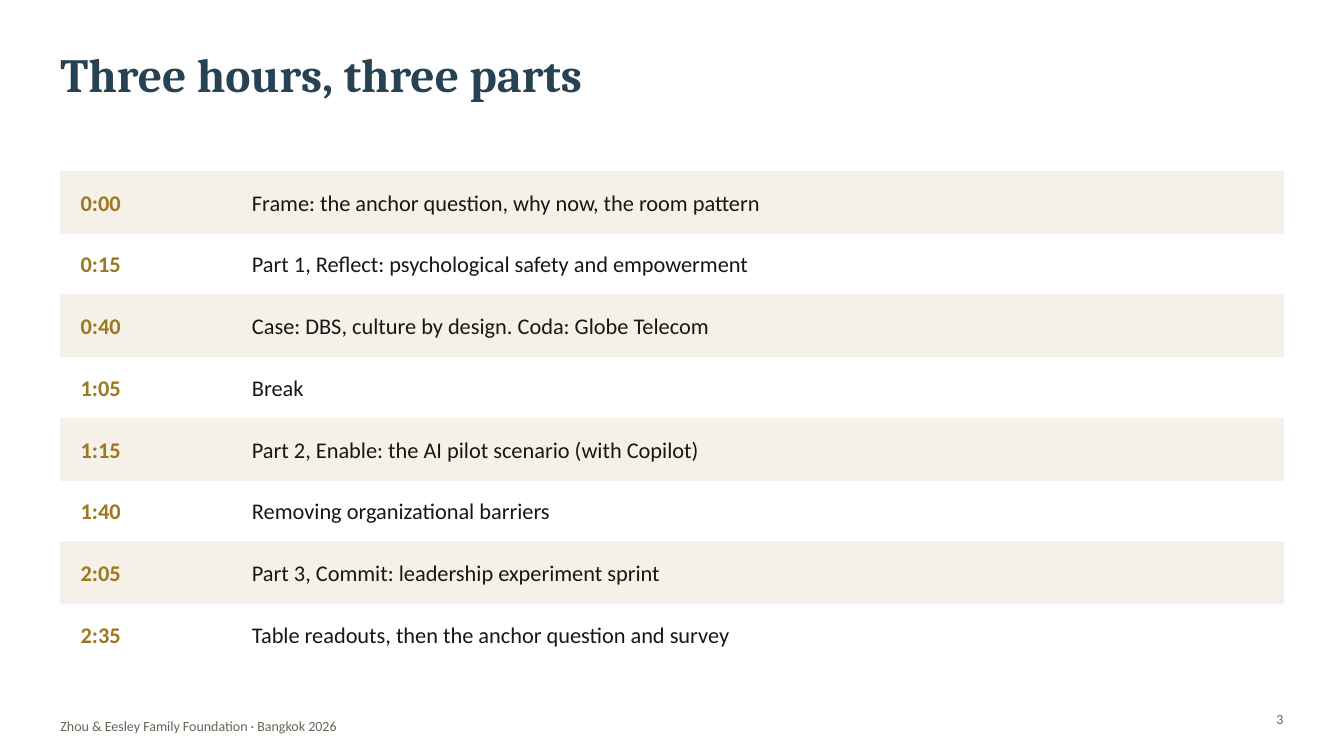
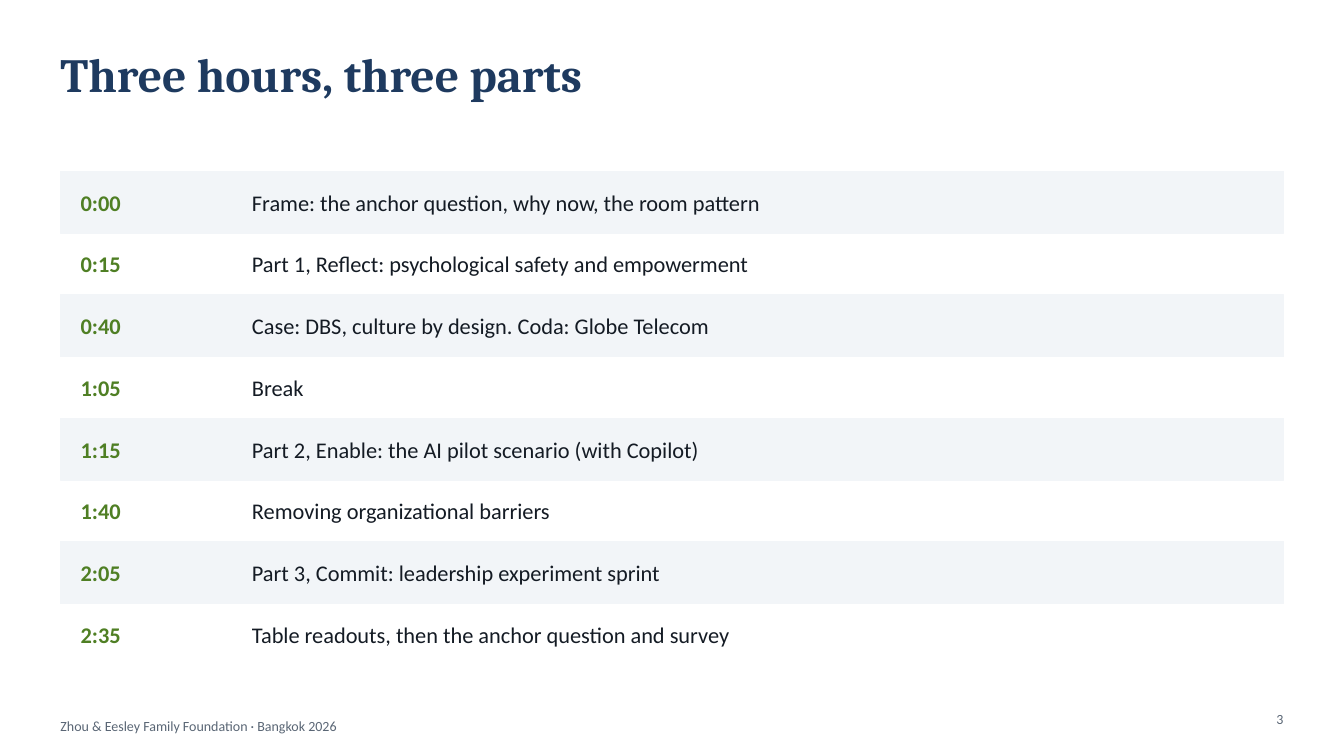
Before and after one commit to nnj24xbfp8-wq/projectkla, a slide deck: slide 3 of decks/Eesley_Wickham_G1_AIS_Executives_Dec21.pptx. Drawn at 1344x756 pixels with LibreOffice and Linux fonts; fonts in the diff are those of the drawing; background and template pictures are left out. Boxes give left, top, right and bottom in pixels: in the first picture for what was removed or moved away, otherwise in the second. Text is boxed around its words. In the diff, an @@ line names an element or a change of style, - is before the commit and + after.

```diff
--- a/decks/Eesley_Wickham_G1_AIS_Executives_Dec21.pptx
+++ b/decks/Eesley_Wickham_G1_AIS_Executives_Dec21.pptx
@@ fill #F5F1E8 to #F2F5F8; outline #F5F1E8 1 pt to #F2F5F8 1 pt in 4 elements at [60, 171, 1284, 233], [60, 294, 1284, 356], [60, 418, 1284, 480], [60, 542, 1284, 604] @@
@@ text colour #9C7820 to #4F7F24 in 8 elements at [81, 196, 121, 211], [81, 257, 121, 272], [81, 319, 121, 334], [81, 381, 121, 396], [81, 443, 121, 458], [81, 504, 121, 519], [81, 566, 121, 581], [81, 628, 121, 643] @@
@@ text colour #1A1614 to #141B24 in 8 elements at [252, 195, 760, 215], [252, 256, 748, 276], [252, 318, 709, 338], [252, 380, 304, 396], [252, 442, 699, 462], [252, 503, 549, 523], [252, 565, 659, 585], [252, 627, 729, 647] @@
@@ text "Zhou & Eesley Family Foundation ..." at [60, 721, 336, 734]: text colour #6B6358 to #5A6675 @@
@@ page number at [1276, 715, 1283, 724]: text colour #6B6358 to #5A6675 @@
```
Also in this commit, not shown: 30 other slides changed, 6 other files.
